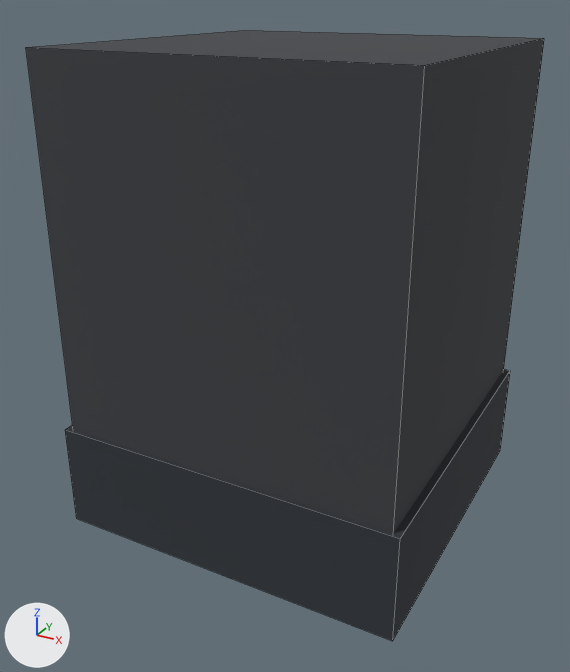
A saved change to the FBX model assets/3d/export/inf_walker_lower_leg.fbx.
Both versions are drawn from a 50 mm camera at (0.962, -1.865, 0.771) aimed at (-0.023, -0.075, -0.124). Arrows for +X, +Y and +Z are at lower left; the lights stay in place. The first picture is the older version. Mesh edges are drawn as thin lines.

The first picture shows 'inf_walker_lower_leg'.
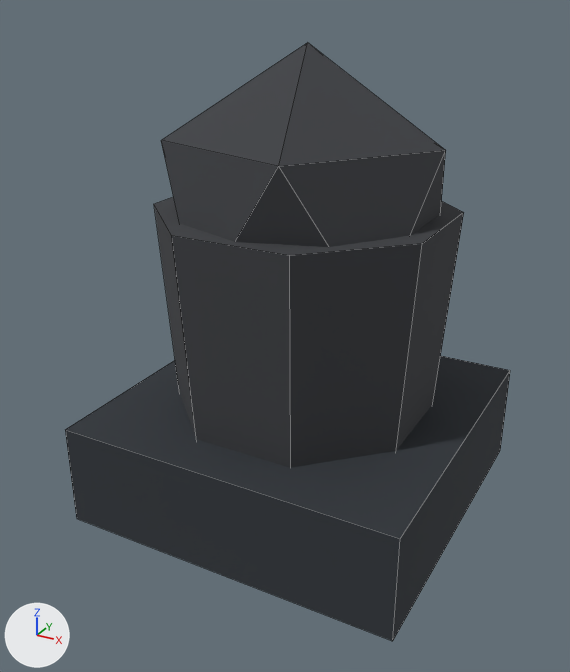
Diff of the bpy script that builds the scene:
```diff
--- a/assets/3d/export/inf_walker_lower_leg.fbx.py
+++ b/assets/3d/export/inf_walker_lower_leg.fbx.py
@@ me_inf_walker_lower_leg @@
 # used by ob_inf_walker_lower_leg; location = (0.0, 0.0, 0.0)
-me_inf_walker_lower_leg.from_pydata(...)  # 16 vertices, 12 faces; spans x -0.495..0.495, y -0.485..0.485, z -0.65..0.65
+me_inf_walker_lower_leg.from_pydata(...)  # 36 vertices, 36 faces; spans x -0.495..0.495, y -0.485..0.485, z -0.65..0.65
+# me_inf_walker_lower_leg part 1: a new loose piece, an icosphere of 20 faces spanning x -0.376..0.376, y -0.357..0.357, z -0.19..0.65, in mat_palette (picture img_palette_png)
+# me_inf_walker_lower_leg part 2: a new loose piece, an 8-sided cut cone along z (radius 0.36 at the low end, 0.42 at the high end) spanning x -0.388..0.388, y -0.388..0.388, z -0.65..0.23, in mat_palette (picture img_palette_png)
+# me_inf_walker_lower_leg part 3: the loose piece of 8 vertices spanning x -0.475..0.475, y -0.475..0.475, z -0.65..0.65 is deleted
 me_inf_walker_lower_leg.materials.append(mat_palette)
```

Boxes (x1, y1, x2, y2) around the edits, measured in the pictures (570 x 672 px):
'inf_walker_lower_leg', reshaped (14% narrower): before (26, 30, 544, 641); after (65, 43, 510, 641)
part 1 of me_inf_walker_lower_leg, added: after (161, 43, 446, 247)
part 2 of me_inf_walker_lower_leg, added: after (154, 197, 464, 468)
part 3 of me_inf_walker_lower_leg, deleted: before (26, 30, 544, 533)
